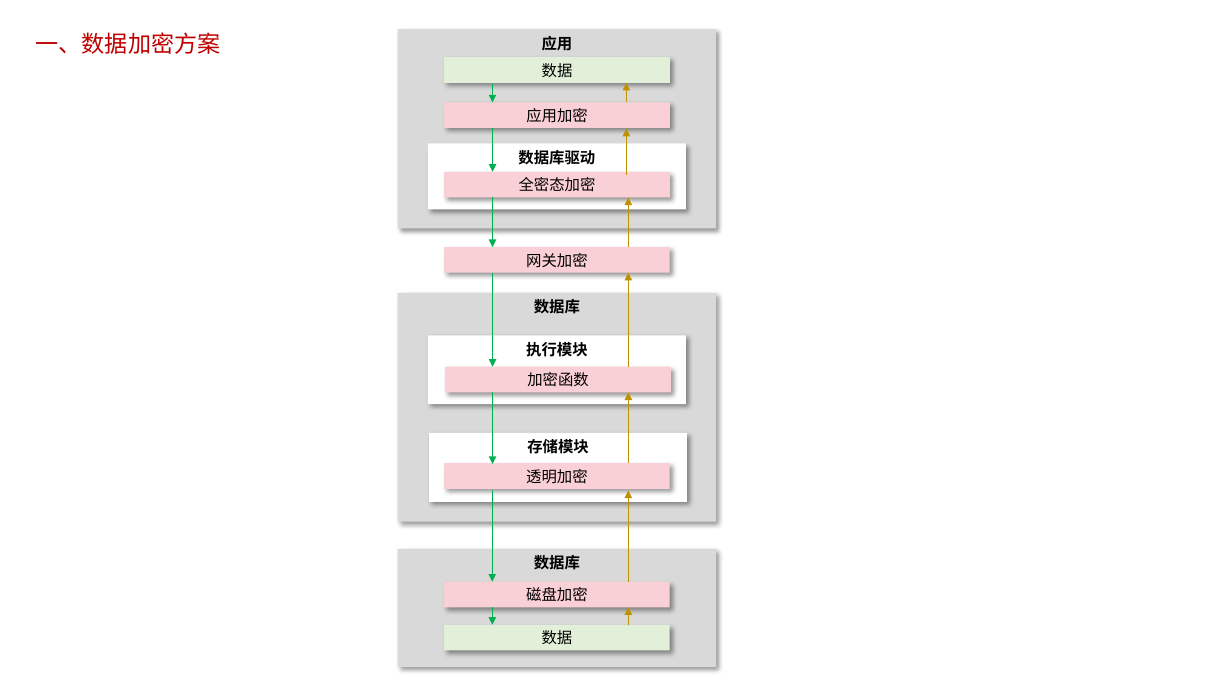
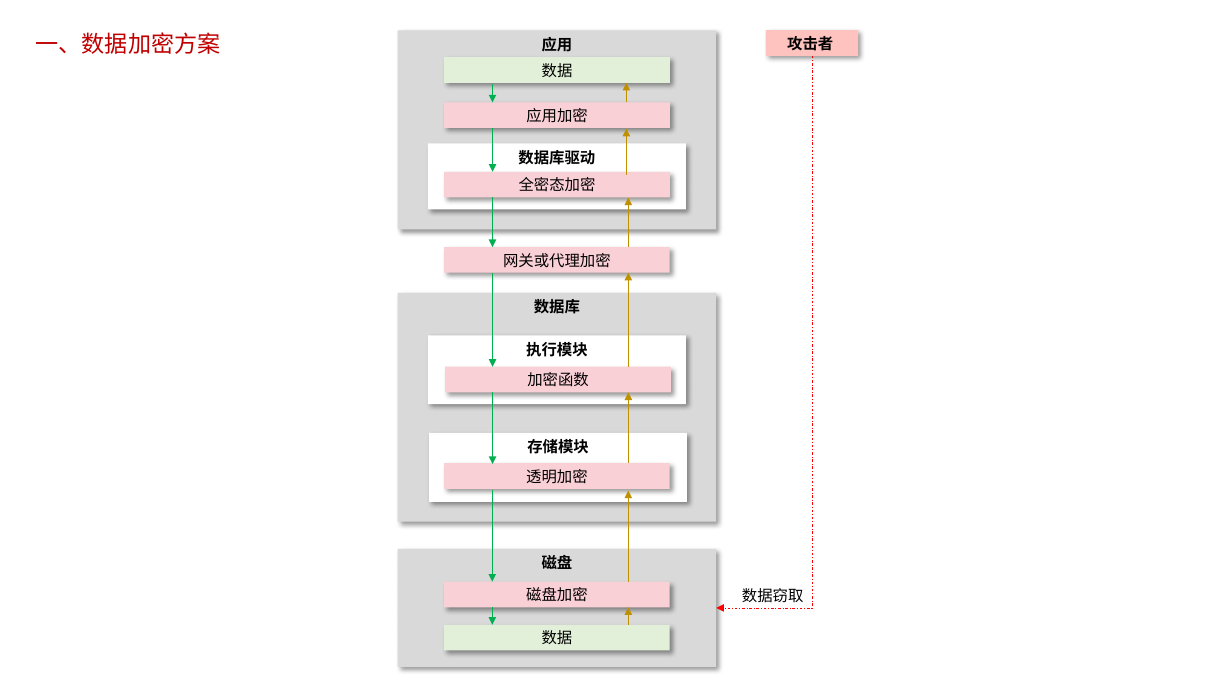
Before and after one commit to poorkk/lorand, a slide deck: slide 26 of source/doc/数据库安全.pptx (slide 25 before the commit). Drawn at 1232x693 pixels with LibreOffice and Linux fonts; fonts in the diff are those of the drawing. Boxes give left, top, right and bottom in pixels: in the first picture for what was removed or moved away, otherwise in the second. Text is boxed around its words. In the diff, an @@ line names an element or a change of style, - is before the commit and + after.

```diff
--- a/source/doc/数据库安全.pptx
+++ b/source/doc/数据库安全.pptx
@@ elbow arrow added from (812, 55) to (716, 608), #FF0000 0.5 pt dashed @@
@@ rectangle added at bbox=[766, 30, 859, 56], fill #FEC3BE, 12 pt, text #000000, bold @@
+攻击者
@@ text in rectangle at bbox=[503, 253, 611, 268]: text changed @@
-网关加密
+网关或代理加密
@@ text in rectangle at bbox=[542, 553, 573, 573]: text changed @@
-数据库
+磁盘
@@ text added at bbox=[742, 588, 804, 603], 12 pt, text #000000 @@
+数据窃取
```
Also in this commit, not shown: 2 slides added, 1 other file.
